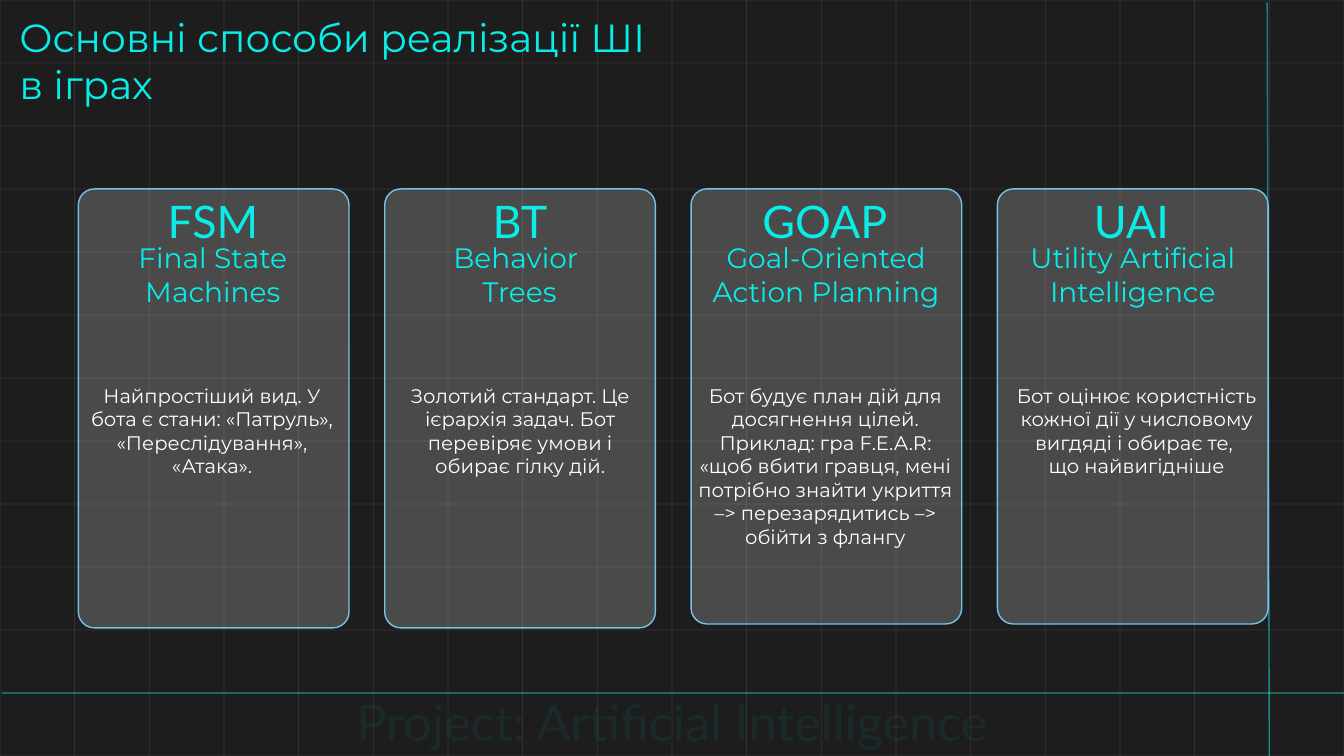
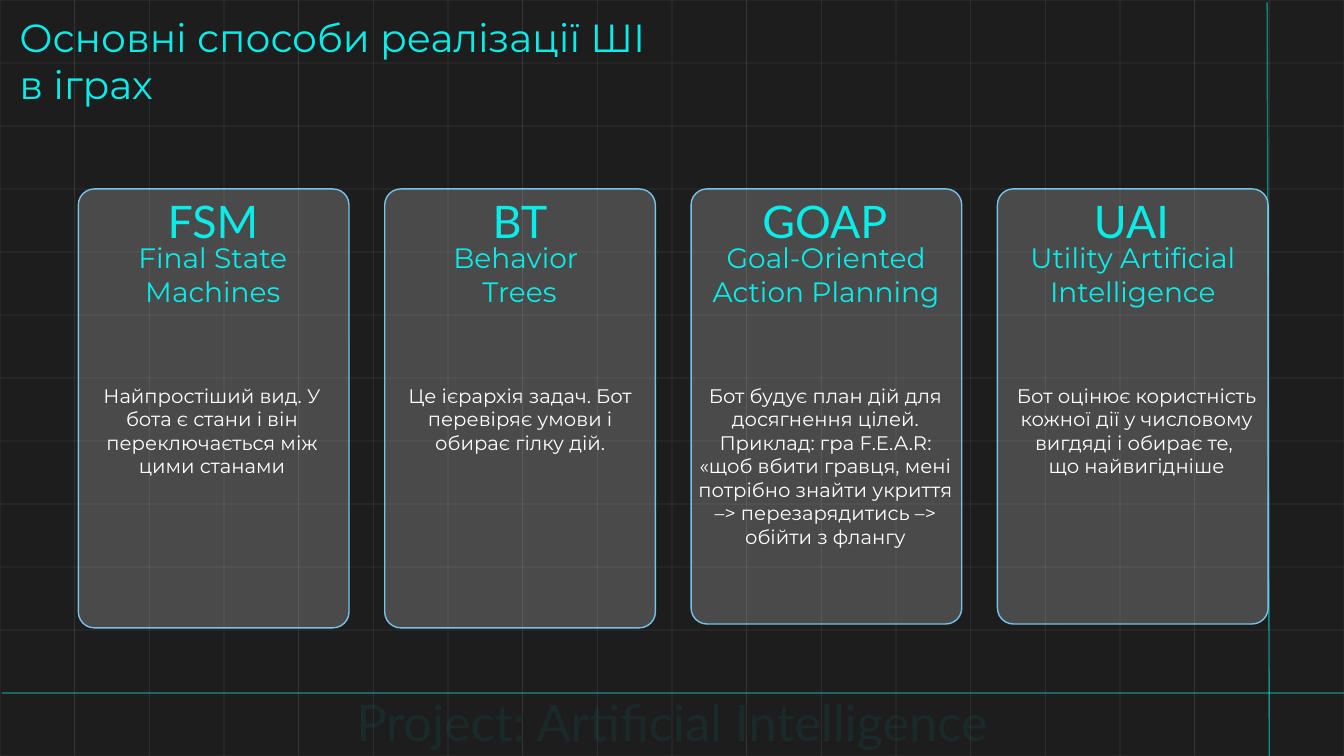
Before and after one commit to Dgardes/Semestr_2, a slide deck: slide 8 of Основи AI/Доповідь.pptx. Drawn at 1344x756 pixels with LibreOffice and Linux fonts; fonts in the diff are those of the drawing; background and template pictures are left out. Boxes give left, top, right and bottom in pixels: in the first picture for what was removed or moved away, otherwise in the second. Text is boxed around its words. In the diff, an @@ line names an element or a change of style, - is before the commit and + after.

```diff
--- a/Основи AI/Доповідь.pptx
+++ b/Основи AI/Доповідь.pptx
@@ text at (103, 388, 320, 476): text changed @@
-Найпростіший вид. У бота є стани: «Патруль», «Переслідування», «Атака».
+Найпростіший вид. У бота є стани і він переключається між цими станами
@@ text at (408, 388, 632, 454): text changed @@
-Золотий стандарт. Це ієрархія задач. Бот перевіряє умови і обирає гілку дій.
+Це ієрархія задач. Бот перевіряє умови і обирає гілку дій.
```
Also in this commit, not shown: 1 other slide changed, 7 slides added, 15 other files.
